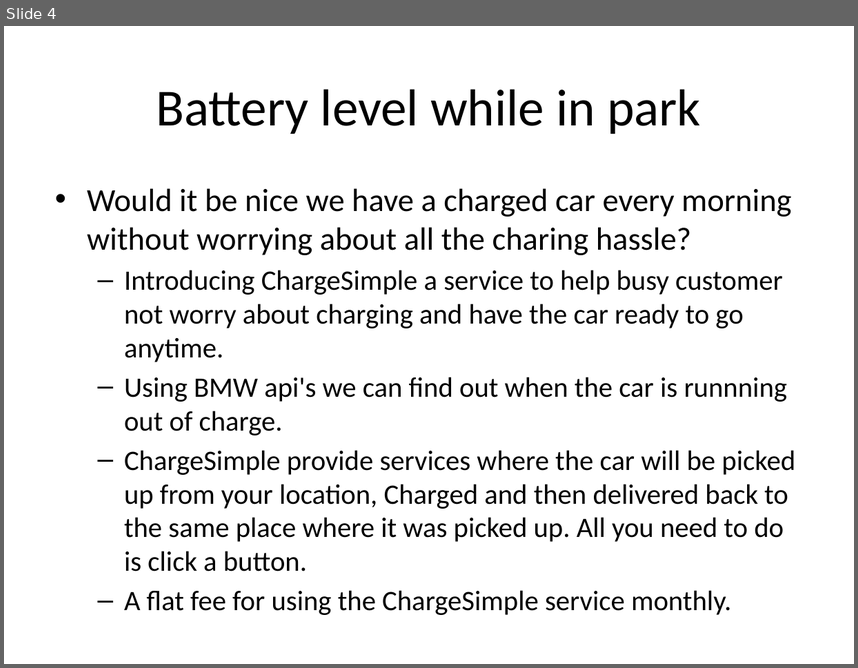
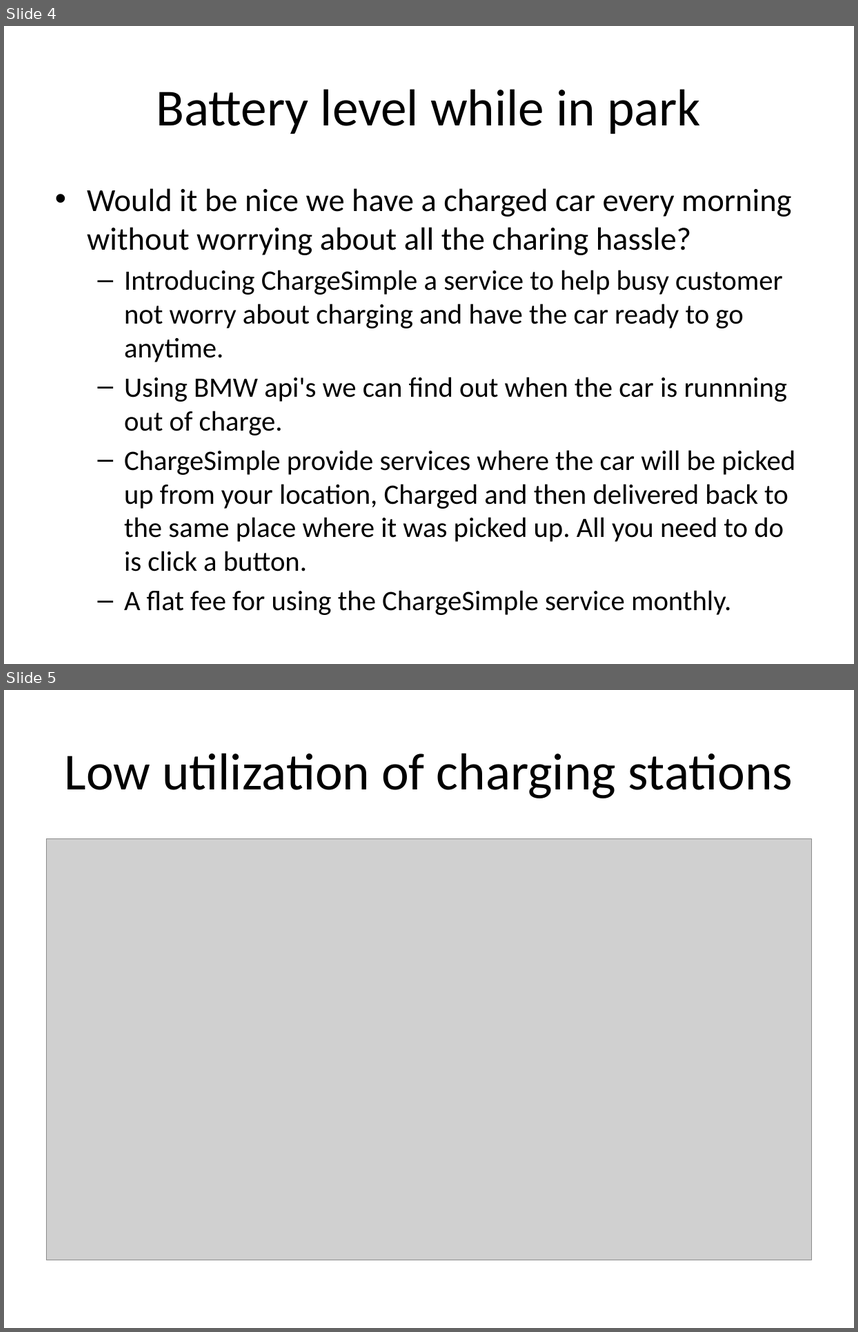
Before and after one commit to sarchak/bmw, a slide deck: Presentation.pptx. Shown one above the other, each under a label of ours: slide 4 before the commit, slides 4 and 5 after it. The pictures are 858x668 and 858x1332 pixels, drawn with LibreOffice and Linux fonts; fonts in the diff are those of the drawing; grey boxes stand for pictures. Boxes give left, top, right and bottom in pixels: in the first picture for what was removed or moved away, otherwise in the second. Text is boxed around its words. In the diff, an @@ line names an element or a change of style, - is before the commit and + after.

```diff
--- a/Presentation.pptx
+++ b/Presentation.pptx
@@ slide 5 added at [4, 690, 854, 1328], background #FFFFFF @@
@@ title added at [64, 753, 793, 798], 44 pt, text #000000 @@
+Low utilization of charging stations
@@ picture added at [47, 839, 811, 1259] @@
```
Also in this commit, not shown: 2 slides changed, 1 other slide added.
